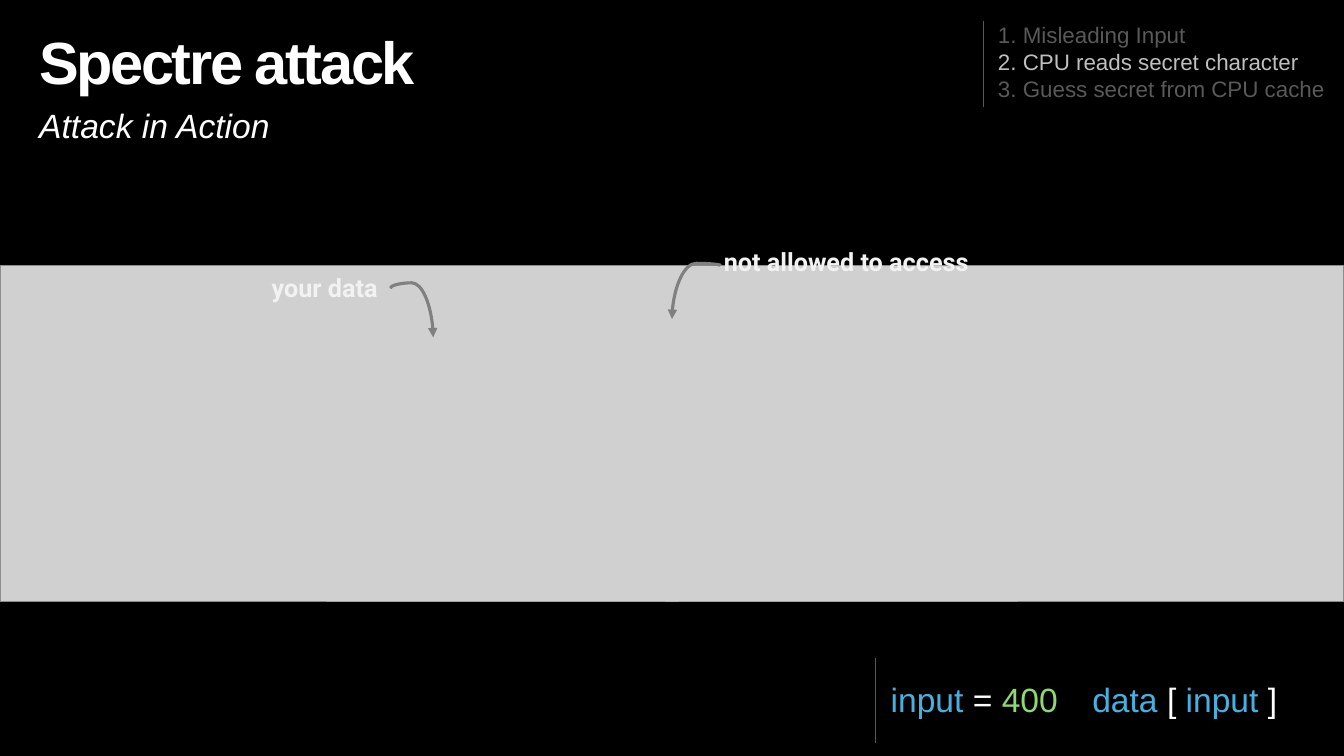
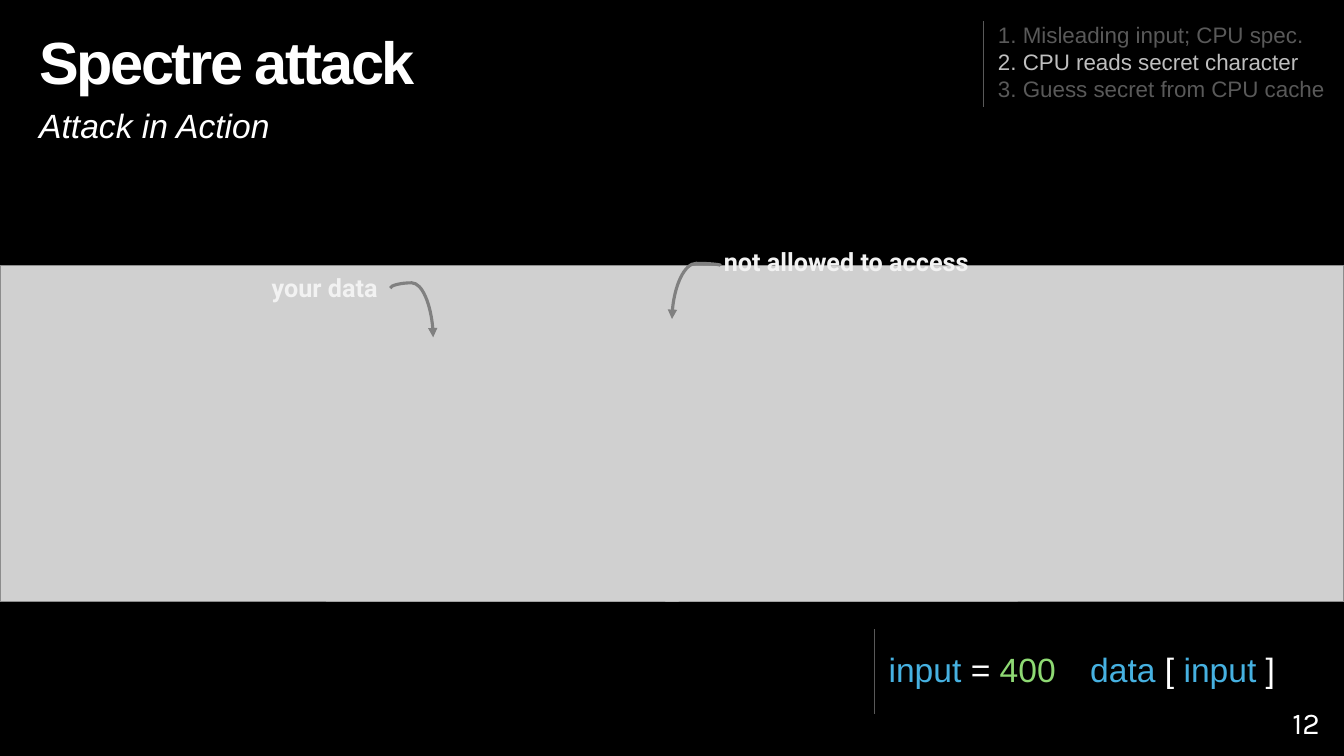
Before and after one commit to sroy729/FDP-Cybersecurity, a slide deck: slide 12 of slides/FDP-Cybersecurity.pptx (slide 13 before the commit). Drawn at 1344x756 pixels with LibreOffice and Linux fonts; fonts in the diff are those of the drawing; grey boxes stand for pictures. Boxes give left, top, right and bottom in pixels: in the first picture for what was removed or moved away, otherwise in the second. Text is boxed around its words. In the diff, an @@ line names an element or a change of style, - is before the commit and + after.

```diff
--- a/slides/FDP-Cybersecurity.pptx
+++ b/slides/FDP-Cybersecurity.pptx
@@ text at (998, 27, 1303, 48): text changed @@
-1. Misleading Input
+1. Misleading input; CPU spec.
@@ text "input = 400 data [ ...": place and size @@
-text "input = 400 data [ ..." at (891, 687, 1259, 719)
+text "input = 400 data [ ..." at (889, 657, 1257, 689)
@@ line moved from (875, 658) - (875, 743) to (874, 629) - (874, 715) @@
@@ page number added at (1292, 714, 1319, 734), 21.6 pt, text #FFFFFF @@
+12
```
Also in this commit, not shown: 30 other slides changed, 2 slides added, 1 slide removed.
